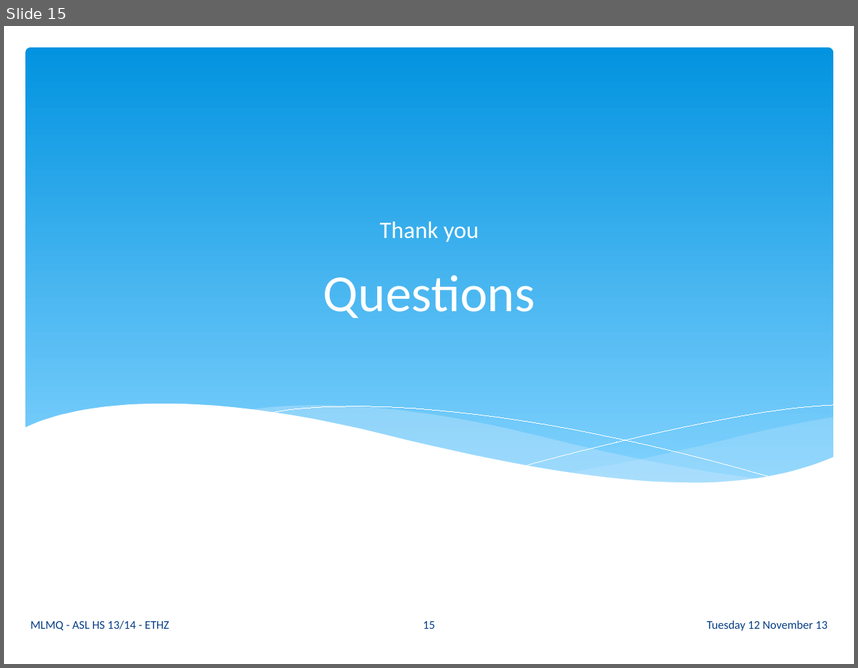
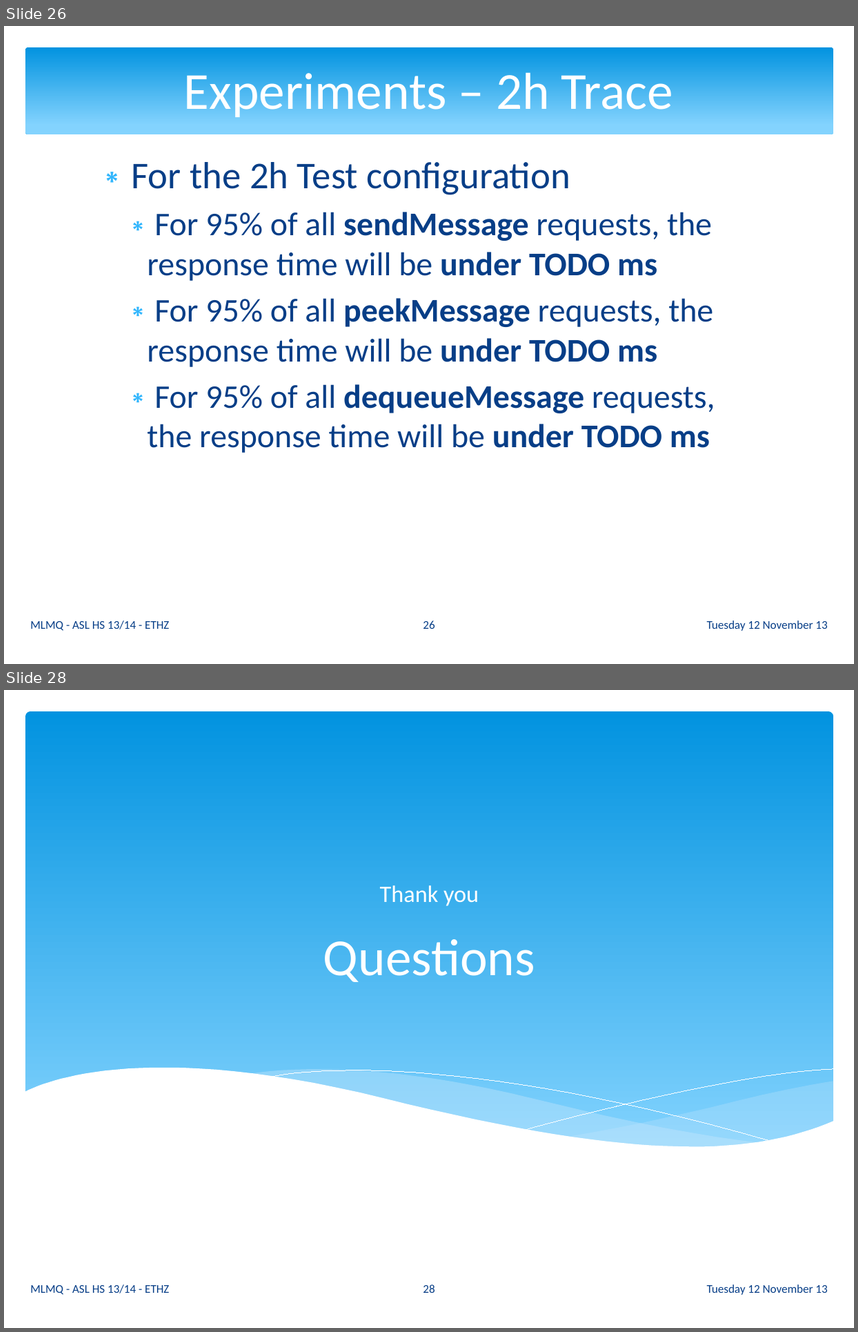
Before and after one commit to ganzm/AdvancedSystemsLab2013, a slide deck: doc/presentations/03 Milestone Presentation/mlmq.pptx. Shown one above the other, each under a label of ours: slide 15 before the commit, slides 26 and 28 after it; the slides between them are not shown. The pictures are 858x668 and 858x1332 pixels, drawn with LibreOffice and Linux fonts; fonts in the diff are those of the drawing. Boxes give left, top, right and bottom in pixels: in the first picture for what was removed or moved away, otherwise in the second. Text is boxed around its words. In the diff, an @@ line names an element or a change of style, - is before the commit and + after.

```diff
--- a/doc/presentations/03 Milestone Presentation/mlmq.pptx
+++ b/doc/presentations/03 Milestone Presentation/mlmq.pptx
@@ slide 26 added at <box>4,26,854,664</box>, background #FFFFFF @@
@@ rounded rectangle added at <box>25,47,833,134</box>, fill gradient #0293E0 to #83D3FE @@
@@ title added at <box>184,66,673,118</box>, 44 pt, text #FFFFFF @@
+Experiments – 2h Trace
@@ text added at <box>132,162,715,452</box>, 28 pt, text #073E87 @@
+∗ For the 2h Test configuration
+  ∗ For 95% of all sendMessage requests, the response time will be under TODO ms
+  ∗ For 95% of all peekMessage requests, the response time will be under TODO ms
+  ∗ For 95% of all dequeueMessage requests, the response time will be under TODO ms
@@ text added at <box>30,620,169,630</box>, 10 pt, text #073E87 @@
+MLMQ - ASL HS 13/14 - ETHZ
@@ page number added at <box>423,620,435,628</box>, 10 pt, text #073E87 @@
+26
@@ text added at <box>707,620,827,630</box>, 10 pt, text #073E87 @@
+Tuesday 12 November 13
@@ what was slide 15 is now slide 28 @@
@@ page number at <box>423,1284,435,1292</box>: text changed @@
-15
+28
```
Also in this commit, not shown: 9 slides changed, 12 other slides added.
